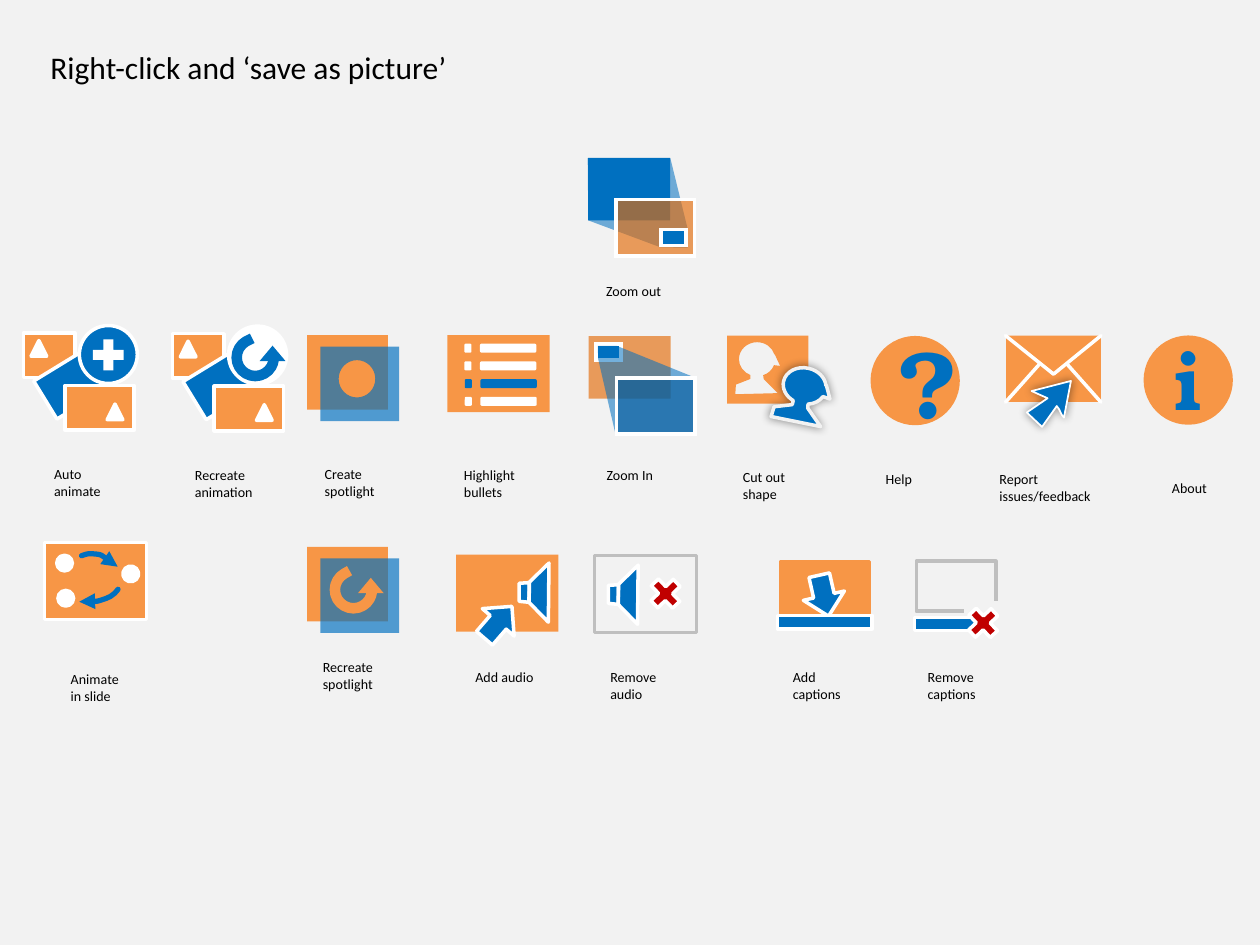
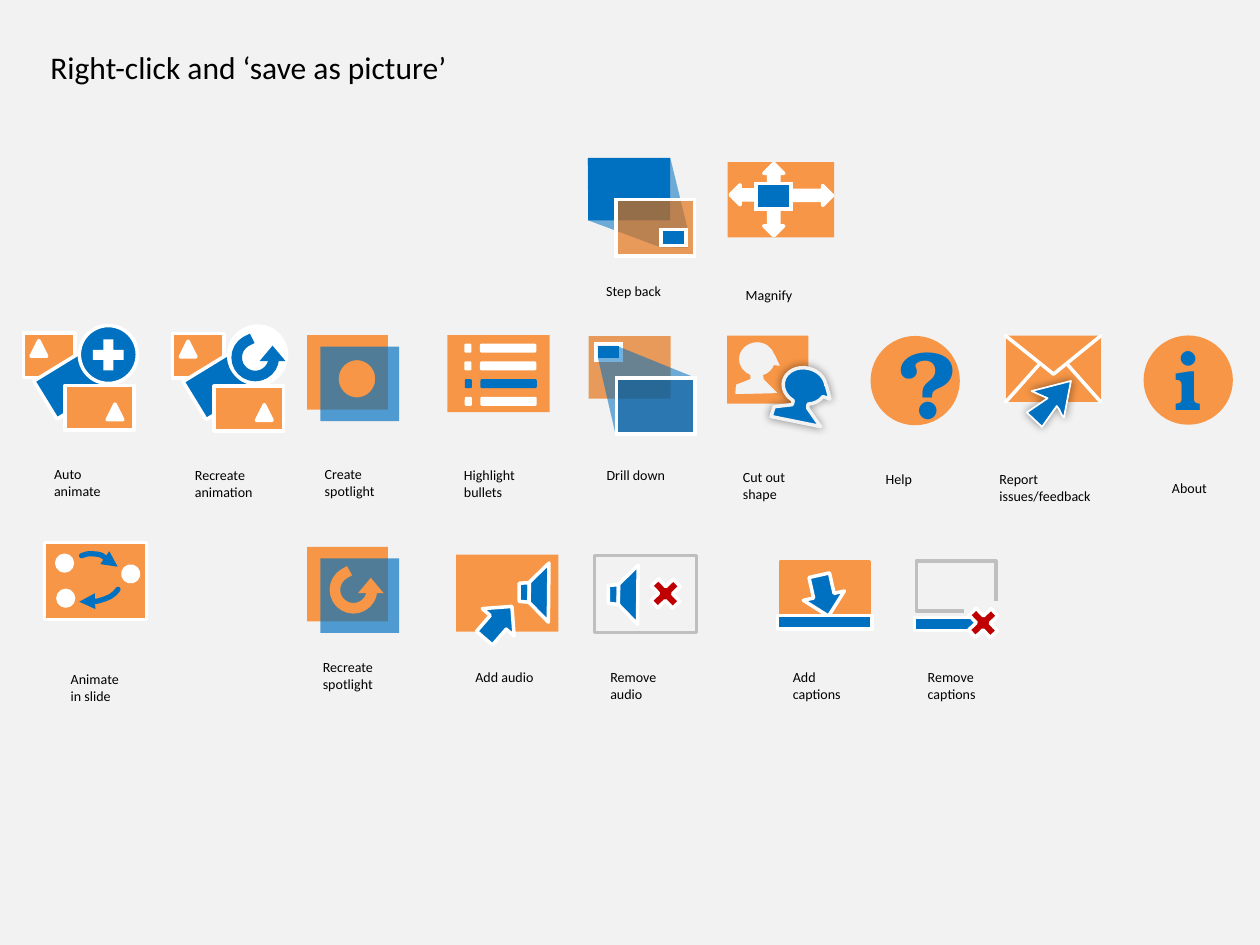
Before and after one commit to PowerPointLabs/PowerPointLabs, a slide deck: slide 1 of doc/Icons.pptx. Drawn at 1260x945 pixels with LibreOffice and Linux fonts; fonts in the diff are those of the drawing. Boxes give left, top, right and bottom in pixels: in the first picture for what was removed or moved away, otherwise in the second. Text is boxed around its words. In the diff, an @@ line names an element or a change of style, - is before the commit and + after.

Commit message:
Issue 207: create icons for magnify, cut to shape Update Issue 207

```diff
--- a/doc/Icons.pptx
+++ b/doc/Icons.pptx
@@ group added at <box>728,163,835,238</box>: 4 up arrows, 2 rectangles @@
@@ text at <box>606,286,661,299</box>: text changed @@
-Zoom out
+Step back
@@ text added at <box>746,290,793,303</box>, 8 pt, text #000000 @@
+Magnify
@@ text at <box>607,470,665,480</box>: text changed @@
-Zoom In
+Drill down
```
Also in this commit, not shown: 1 other slide changed.
